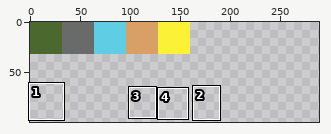
Edited in one commit: pixel-art file (Assets/Art/Tilemapv1.aseprite). The first picture is a wide view before the edit; the outline marks the close-up.
Close-up. Before the edit:
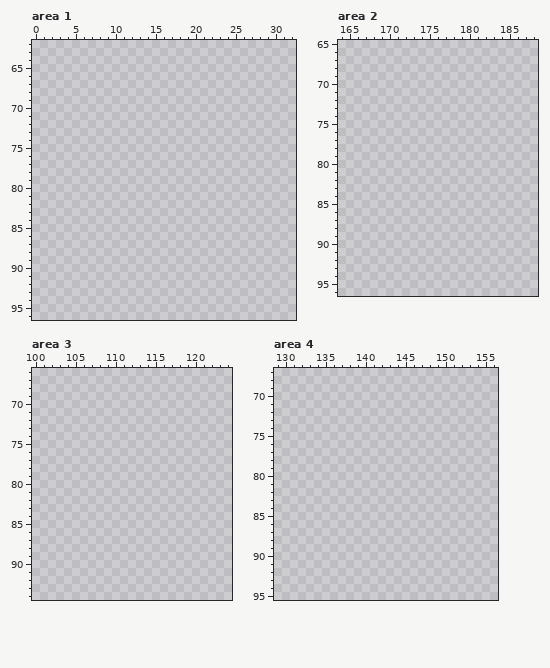
512x512 pixels, 1 frame. Colours within 5 levels of each other are drawn and written as one. Shown: area 1: x 0..32, y 62..96; area 2: x 164..188, y 65..96; area 3: x 100..124, y 66..94; area 4: x 129..156, y 67..95. The wide view leaves out empty margins. The commit also changed other parts of the picture, which this record leaves out.
And afterwards:
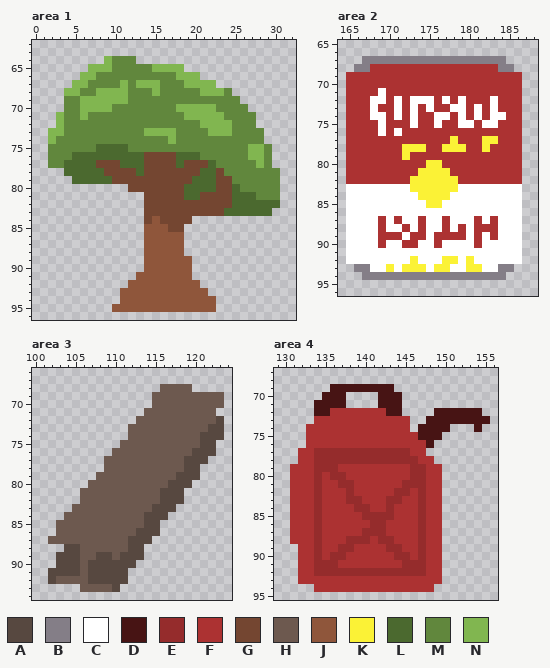
Palette (. is transparent): A #574840  B #847e87  C #ffffff  D #471414  E #952c2c  F #ac3232  G #744631  H #6d594f  J #8f563b  K #fbf236  L #4b692f  M #61873d  N #81b650
Edits made:
--- area 1
@@ x 0..32 @@
 63 .................................
-64 .................................
-65 .................................
-66 .................................
-67 .................................
-68 .................................
-69 .................................
-70 .................................
-71 .................................
-72 .................................
-73 .................................
-74 .................................
-75 .................................
-76 .................................
-77 .................................
-78 .................................
-79 .................................
-80 .................................
-81 .................................
-82 .................................
-83 .................................
-84 .................................
-85 .................................
-86 .................................
-87 .................................
-88 .................................
-89 .................................
-90 .................................
-91 .................................
-92 .................................
-93 .................................
-94 .................................
-95 .................................
+64 .........NMMM....................
+65 .......NNNMMMMMNNNN..............
+66 ......NNMMMMMMMMMMNNN............
+67 .....NNMMMMNMNNNMMMNNNN..........
+68 ....NNMMNNNNMMMNMMMMMNNNM........
+69 ....MMNNNNNNMMMMMMMMMMMMMM.......
+70 ....MMNNNNMMMMMMMMNNNNNMMMM......
+71 ...NMMNMMMMMMMMMMMMNNNNNMMMM.....
+72 ...NMMMMMMMMMMMMMMMMMNNNNMMM.....
+73 ..NNMMMMMMMMMMNNNNMMMMNNNMMMM....
+74 ..NMMMMMMMMMMMMMMNMMMMMMMMMMM....
+75 ..MMMMMMLLLLMMMMMMMMMMMMMMMNNM...
+76 ..MMMLLLLLLLLLGGGGLLLMMMMMMNNM...
+77 ..MMLLLLGGGLLLGGGGLGGGLMMMMMNM...
+78 ....LLLLLGGGGLGGGGGGGLLGMMMMMMM..
+79 .....LLLLLGGGGGGGGGGLLLGGMMMMMM..
+80 ............GGGGGGGLLLLGGLMMMMM..
+81 ..............GGGGGLLGGGGLLLMMM..
+82 ..............GGGGGGGGGGGLLLLLL..
+83 ..............GGGGGGGGGGLLLLLL...
+84 ..............GJGGGG.............
+85 ..............JJJGG..............
+86 ..............JJJJJ..............
+87 ..............JJJJJ..............
+88 ..............JJJJJ..............
+89 ..............JJJJJJ.............
+90 ..............JJJJJJ.............
+91 .............JJJJJJJ.............
+92 ............JJJJJJJJJ............
+93 ...........JJJJJJJJJJJ...........
+94 ...........JJJJJJJJJJJJ..........
+95 ..........JJJJJJJJJJJJJ..........
 96 .................................
--- area 2
@@ x 164..188 @@
 66 .........................
-67 .........................
-68 .........................
-69 .........................
-70 .........................
-71 .........................
-72 .........................
-73 .........................
-74 .........................
-75 .........................
-76 .........................
-77 .........................
-78 .........................
-79 .........................
-80 .........................
-81 .........................
-82 .........................
-83 .........................
-84 .........................
-85 .........................
-86 .........................
-87 .........................
-88 .........................
-89 .........................
-90 .........................
-91 .........................
-92 .........................
-93 .........................
-94 .........................
+67 ...BBBBBBBBBBBBBBBBBB....
+68 ..BBFFFFFFFFFFFFFFFFBB...
+69 .FFFFFFFFFFFFFFFFFFFFFF..
+70 .FFFFFFFFFFFFFFFFFFFFFF..
+71 .FFFFCFFFFFFFFFFFFFFFFF..
+72 .FFFCCFCFCCCFCFCFFFCFFF..
+73 .FFFCFFCFCFCFFCCFCFCFFF..
+74 .FFFCCFCFCFFCCFCFCFCCFF..
+75 .FFFFCFFFCFFCFFCCFCCFFF..
+76 .FFFFCFCFFFFFFFFFFFFFFF..
+77 .FFFFFFFFFFFFFKFFFKKFFF..
+78 .FFFFFFFKKKFFKKKFFKFFFF..
+79 .FFFFFFFKFFFFFFFFFFFFFF..
+80 .FFFFFFFFFFKKFFFFFFFFFF..
+81 .FFFFFFFFFKKKKFFFFFFFFF..
+82 .FFFFFFFFKKKKKKFFFFFFFF..
+83 .CCCCCCCCKKKKKKCCCCCCCC..
+84 .CCCCCCCCCKKKKCCCCCCCCC..
+85 .CCCCCCCCCCKKCCCCCCCCCC..
+86 .CCCCCCCCCCCCCCCCCCCCCC..
+87 .CCCCFCFCCFCCFCCCFCFCCC..
+88 .CCCCFCCFCFCCFCFCFFFCCC..
+89 .CCCCFFFCFFCFFFFCFCFCCC..
+90 .CCCCFCCFFCCFCCCCFCCCCC..
+91 .CCCCCCCCCCCCCCCCCCCCCC..
+92 .CCCCCCCCKCCCKKCKCCCCCC..
+93 ..BBCCKCKKKCKKCCKKCCBB...
+94 ...BBBBBBBBBBBBBBBBBB....
 95 .........................
--- area 3
@@ x 100..124 @@
 67 .........................
-68 .........................
-69 .........................
-70 .........................
-71 .........................
-72 .........................
-73 .........................
-74 .........................
-75 .........................
-76 .........................
-77 .........................
-78 .........................
-79 .........................
-80 .........................
-81 .........................
-82 .........................
-83 .........................
-84 .........................
-85 .........................
-86 .........................
-87 .........................
-88 .........................
-89 .........................
-90 .........................
-91 .........................
-92 .........................
-93 .........................
+68 ................HHHH.....
+69 ...............HHHHHHHHH.
+70 ...............HHHHHHHHH.
+71 ..............HHHHHHHHH..
+72 .............HHHHHHHHHHA.
+73 ............HHHHHHHHHHAA.
+74 ............HHHHHHHHHAAA.
+75 ...........HHHHHHHHHHAA..
+76 ..........HHHHHHHHHHAAA..
+77 .........HHHHHHHHHHAAA...
+78 .........HHHHHHHHHHAA....
+79 ........HHHHHHHHHHAAA....
+80 .......HHHHHHHHHHAAA.....
+81 ......HHHHHHHHHHAAA......
+82 ......HHHHHHHHHHAAA......
+83 .....HHHHHHHHHHAAA.......
+84 ....HHHHHHHHHHAAA........
+85 ...HHHHHHHHHHHAA.........
+86 ...HHHHHHHHHHAAA.........
+87 ..HHHHHHHHHHAAA..........
+88 ....AAHHHHHHAA...........
+89 ...AAAHHAAHAAA...........
+90 ...AAAHAAAAAA............
+91 ..AAAAHAAAAA.............
+92 ..AHHHHAAAAA.............
+93 ......HHHHA..............
 94 .........................
--- area 4
@@ x 129..156 @@
 68 ............................
-69 ............................
-70 ............................
-71 ............................
-72 ............................
-73 ............................
-74 ............................
-75 ............................
-76 ............................
-77 ............................
-78 ............................
-79 ............................
-80 ............................
-81 ............................
-82 ............................
-83 ............................
-84 ............................
-85 ............................
-86 ............................
-87 ............................
-88 ............................
-89 ............................
-90 ............................
-91 ............................
-92 ............................
-93 ............................
-94 ............................
+69 .......DDDDDDDD.............
+70 ......DDD....DDD............
+71 .....DDDD....DDD............
+72 .....DDFFFFFFFDD....DDDDDD..
+73 .....FFFFFFFFFFFF..DDDDDDDD.
+74 ....FFFFFFFFFFFFF.DDDD...D..
+75 ....FFFFFFFFFFFFFFDDD.......
+76 ....FFFFFFFFFFFFFFFD........
+77 ...FFEEEEEEEEEEEEFF.........
+78 ...FFEEEEEEEEEEEEEFF........
+79 ..FFFEEEFFFFFFFFFEEFF.......
+80 ..FFFEFEEFFFFFFFFEEFF.......
+81 ..FFFEFFEEFFFFFFEEEFF.......
+82 ..FFFEFFFEFFFFFEEFEFF.......
+83 ..FFFEFFFEEFFFEEFFEFF.......
+84 ..FFFEFFFFEEFFEFFFEFF.......
+85 ..FFFEFFFFFEEEEFFFEFF.......
+86 ..FFFEFFFFFFEEFFFFEFF.......
+87 ..FFFEFFFFFEEEFFFFEFF.......
+88 ..FFFEFFFEEEFEEFFFEFF.......
+89 ...FFEFFEEFFFFEEFFEFF.......
+90 ...FFEFEEFFFFFFEEFEFF.......
+91 ...FFEEEFFFFFFFFEEEFF.......
+92 ...FFEEEEEEEEEEEEEEFF.......
+93 ...FFFFFFFFFFFFFFFFFF.......
+94 .....FFFFFFFFFFFFFFF........
 95 ............................
